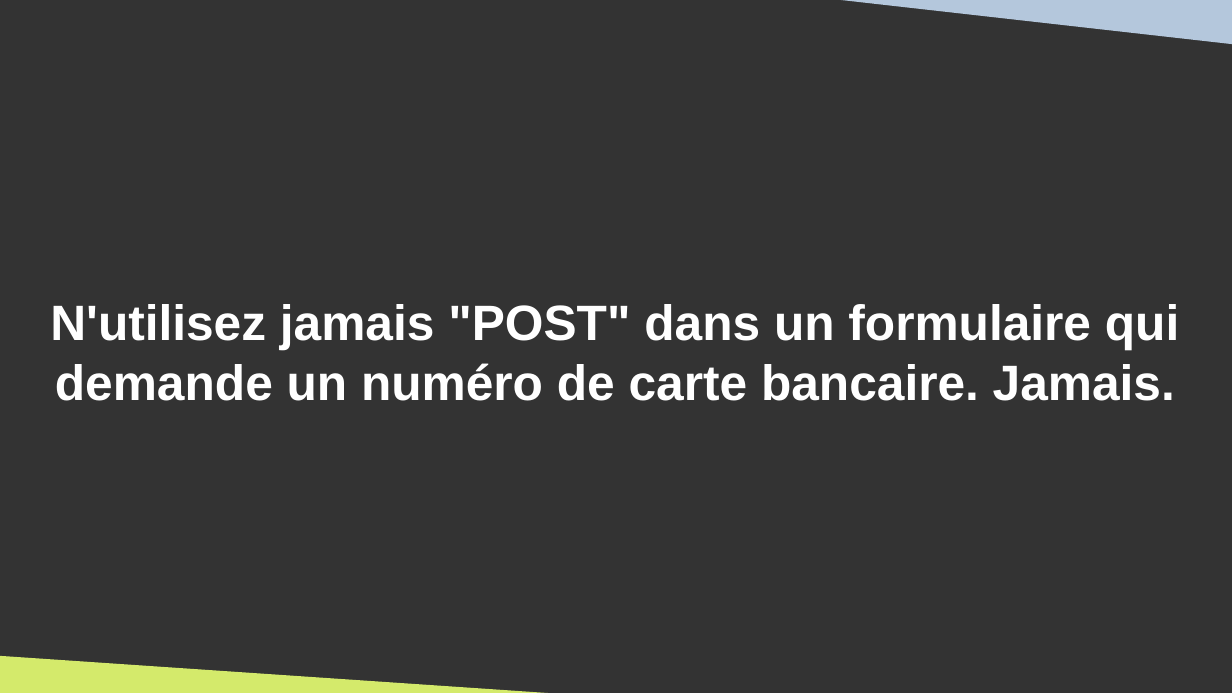
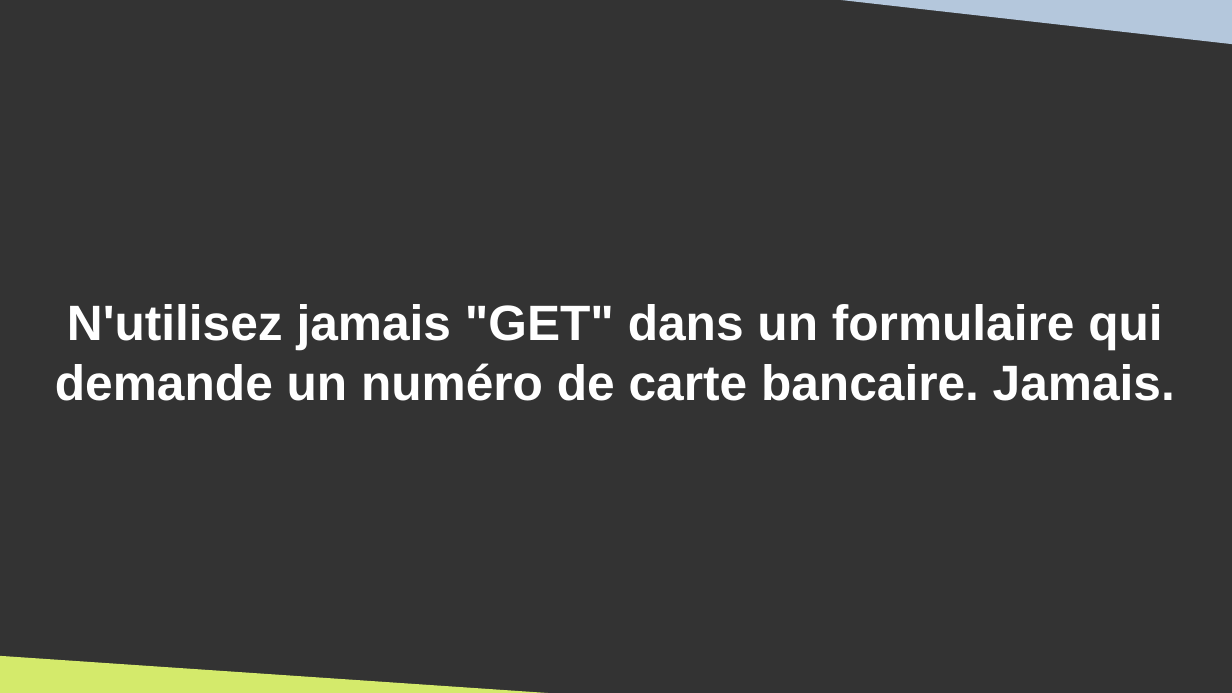
Before and after one commit to DanYellow/cours, a slide deck: slide 17 of integration-web-s1/travaux-pratiques/numero-2/presentation.odp. Drawn at 1232x693 pixels with LibreOffice and Linux fonts; fonts in the diff are those of the drawing. Boxes give left, top, right and bottom in pixels: in the first picture for what was removed or moved away, otherwise in the second. Text is boxed around its words. In the diff, an @@ line names an element or a change of style, - is before the commit and + after.

```diff
--- a/integration-web-s1/travaux-pratiques/numero-2/presentation.odp
+++ b/integration-web-s1/travaux-pratiques/numero-2/presentation.odp
@@ title at box(55, 304, 1175, 401): text changed @@
-N'utilisez jamais "POST" dans un formulaire qui demande un numéro de carte bancaire. Jamais.
+N'utilisez jamais "GET" dans un formulaire qui demande un numéro de carte bancaire. Jamais.
```
Also in this commit, not shown: 1 other slide changed, 1 other file.
